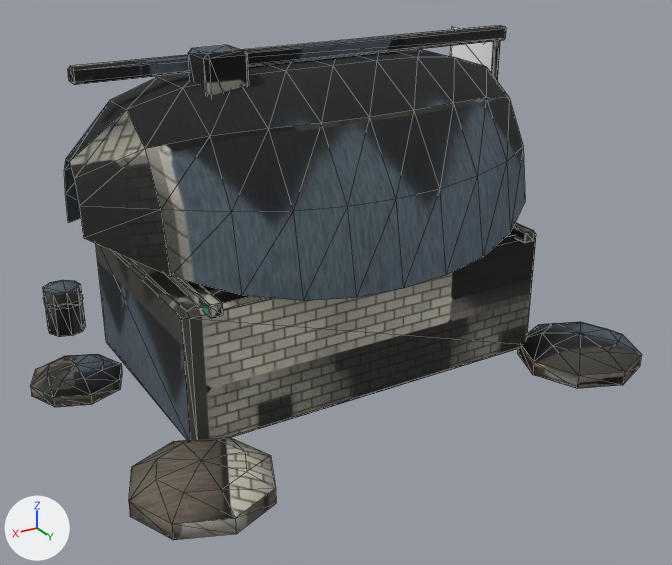
Renders of the glTF model public/models/salz_barracks.glb from each side of a commit.
One viewpoint serves both versions: a camera (50 mm lens) standing at (3.66, 6.74, 3.79) and looking at (-0.06, 0.55, 0.7). Every picture has the same lights, and +X, +Y and +Z are marked at lower left. The first picture is the older version. Mesh edges are drawn as thin lines. Vertices at exactly the same position are counted once.

Script lines for the objects in view, before the commit:
```python
me_fahne1 = bpy.data.meshes.new('Fahne1')
me_fahne1.from_pydata(...)  # a box spanning x -0.01..0.01, y -0.31..0.31, z -0.18..0.18
me_fahne1.materials.append(mat_tuch)  # white #ffffff
me_sockel = bpy.data.meshes.new('sockel')
me_sockel.from_pydata(...)  # 869 vertices, 1506 faces; spans x -2.42..2.38, y -1.73..2.22, z -0.2..2.7
me_sockel.materials.append(mat_salz_barracks_gebacken)
ob_fahne1 = bpy.data.objects.new('Fahne1', me_fahne1)
ob_fahne1.location = (-1.85, -0.03, 2.38)
ob_salz_barracks = bpy.data.objects.new('salz_barracks', me_sockel)
ob_salz_barracks.location = (0.0, 0.0, 0.0)
```
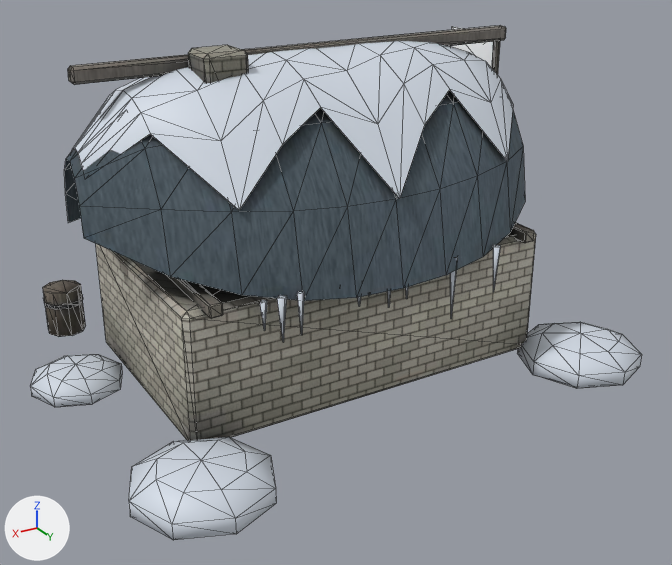
Changed parts and their boxes [x1, y1, x2, y2] in the pictures (672 x 565 px):
'salz_barracks', reshaped (19% narrower, 19% shorter): before [30, 26, 642, 540]; after [43, 26, 536, 440]
'Schnee', added: after [30, 41, 642, 540]
part 1 of me_sockel, deleted: before [129, 437, 276, 540]
part 2 of me_sockel, deleted: before [30, 354, 122, 407]
part 3 of me_sockel, deleted: before [517, 322, 642, 388]
part 4 of me_sockel, surface changed: [43, 26, 536, 440] in both

Patch to the scene script:
```diff
--- a/public/models/salz_barracks.glb.py
+++ b/public/models/salz_barracks.glb.py
@@ mat_schnee @@
+mat_schnee = principled_material('Schnee')
+mat_schnee.base_color = (0.665, 0.723, 0.807)  # white #d5dde8
@@ me_sockel @@
 # used by ob_salz_barracks; location = (0.0, 0.0, 0.0)
-me_sockel.from_pydata(...)  # 869 vertices, 1506 faces; spans x -2.42..2.38, y -1.73..2.22, z -0.2..2.7
+me_sockel.from_pydata(...)  # 767 vertices, 1314 faces; spans x -2.0..2.0, y -1.73..1.6, z -0.01..2.7
+# me_sockel part 1: the loose piece of 34 vertices spanning x 1.18..2.22, y 1.18..2.22, z -0.2..0.2 is deleted
+# me_sockel part 2: the loose piece of 34 vertices spanning x 1.62..2.38, y -0.58..0.18, z -0.14..0.14 is deleted
+# me_sockel part 3: the loose piece of 34 vertices spanning x -2.42..-1.38, y 1.08..2.12, z -0.2..0.2 is deleted
+# me_sockel part 4: 1288 kept faces spanning x -2.0..2.0, y -1.73..1.6, z -0.01..2.7 get new texture (UV) coordinates
 me_sockel.materials.append(mat_salz_barracks_gebacken)
@@ me_schneedecke @@
+me_schneedecke.from_pydata(...)  # 371 vertices, 600 faces; spans x -2.42..2.38, y -0.96..2.22, z -0.2..2.62
+me_schneedecke.materials.append(mat_schnee)  # white #d5dde8
@@ ob_schnee @@
+ob_schnee = bpy.data.objects.new('Schnee', me_schneedecke)
+ob_schnee.location = (0.0, 0.0, 0.0)
```
